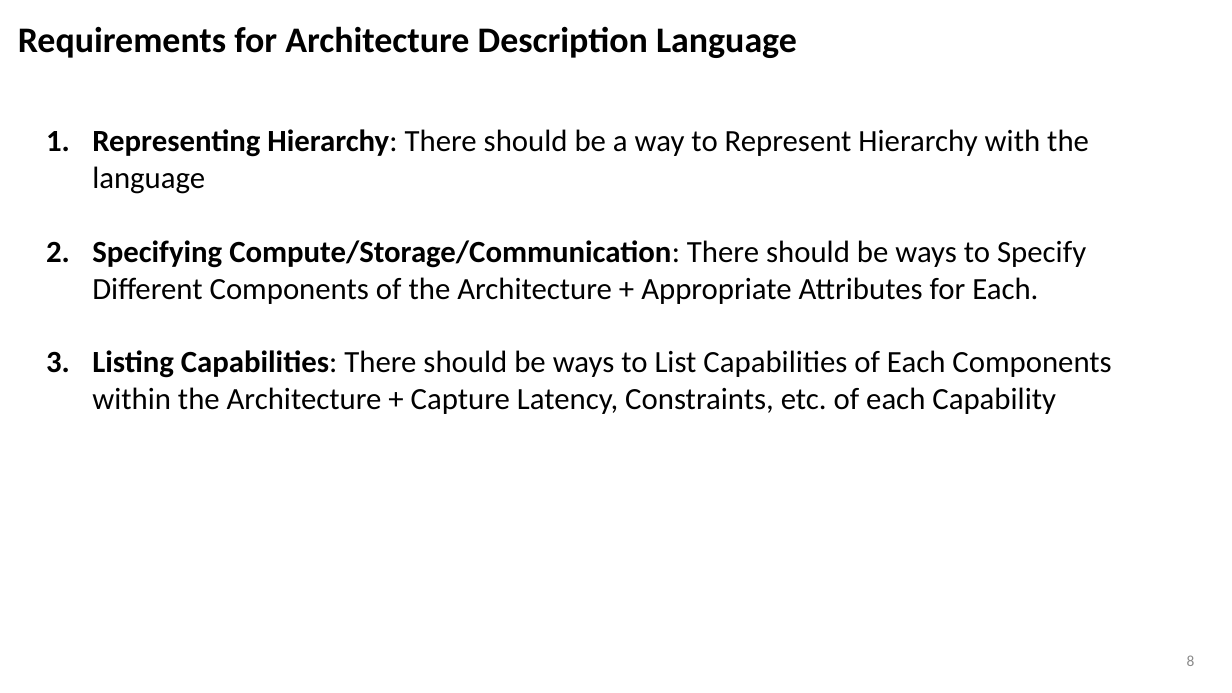
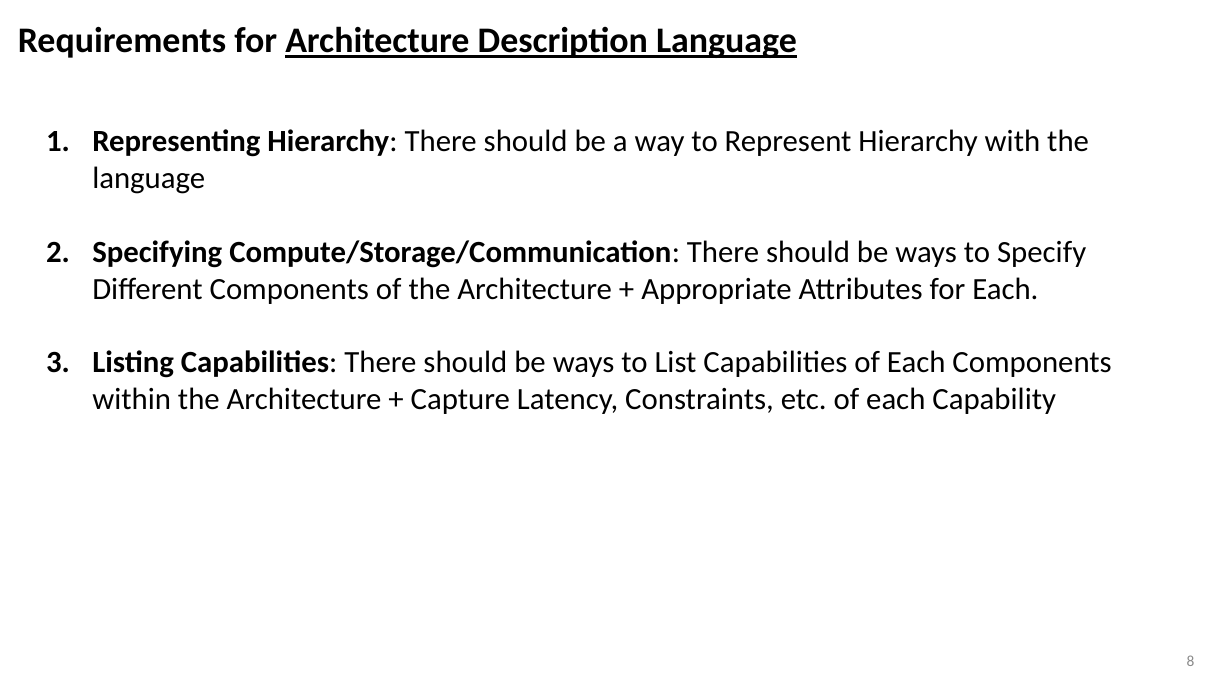
Before and after one commit to he-actlab/codelets.src, a slide deck: slide 8 of docs/20200825_adl_discussion.pptx. Drawn at 1232x693 pixels with LibreOffice and Linux fonts; fonts in the diff are those of the drawing. Boxes give left, top, right and bottom in pixels: in the first picture for what was removed or moved away, otherwise in the second. Text is boxed around its words. In the diff, an @@ line names an element or a change of style, - is before the commit and + after.

Commit message:
update docs

```diff
--- a/docs/20200825_adl_discussion.pptx
+++ b/docs/20200825_adl_discussion.pptx
@@ text "Requirements for Architecture Description Language" at [18,26,797,58]: underline on in "Architecture Description Language" @@
```
